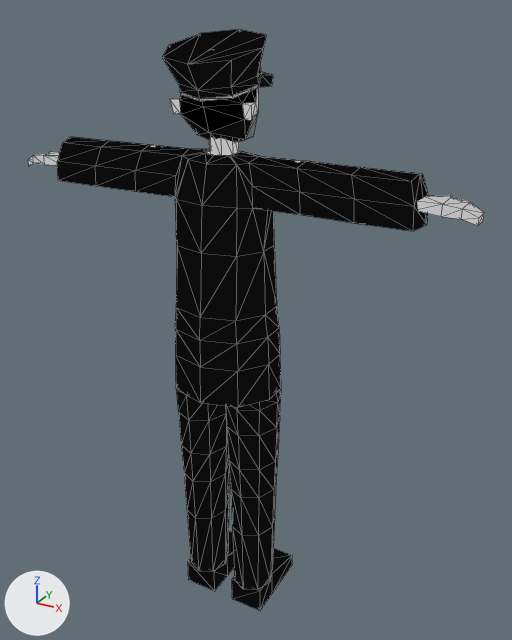
What one commit did to the glTF model assets/models/dariel_augustus/modelodarielaugustus.gltf.
Rendered twice from a 50 mm camera at (2.17, -3.55, 4.17) aimed at (0.11, 0.19, 2.3). Lighting does not change. The marker at lower left points along +X, +Y and +Z. Mesh edges are drawn as thin lines. Where no turn or scale is listed for an object, it has been applied to the vertices. Vertices at the same position are counted once.

The older version as bpy lines, for what is in view:
```python
me_circle_001 = bpy.data.meshes.new('Circle.001')
me_circle_001.from_pydata(...)  # 140 vertices, 276 faces; spans x -1.22..1.22, y -0.34..0.4, z -0.78..0.71
me_circle_001.materials.append(mat_texturadariel)
me_cube_010 = bpy.data.meshes.new('Cube.010')
me_cube_010.from_pydata(...)  # 48 vertices, 88 faces; spans x -81.8..62.8, y -1.6..2.0, z -2.4..1.6
me_cube_010.materials.append(mat_texturadariel)
me_cylinder = bpy.data.meshes.new('Cylinder')
me_cylinder.from_pydata(...)  # 37 vertices, 62 faces; spans x -0.299..0.299, y -0.304..0.398, z -0.144..0.204
me_cylinder.materials.append(mat_texturadariel)
ob_blusa = bpy.data.objects.new('Blusa', me_circle_001)
ob_blusa.location = (0.0, 0.006, 2.697)
ob_chapeu = bpy.data.objects.new('Chapeu', me_cylinder)
ob_chapeu.location = (0.0, -0.035, 3.861)
ob_mão_esquerda = bpy.data.objects.new('Mão Esquerda', me_cube_010)
ob_mão_esquerda.location = (0.197, -0.009, 3.254)
ob_mão_esquerda.scale = (0.0207, 0.06, 0.0238)
# also in view: 'Pé Dir' at (0.19, 0.15, 0.24); 'Cabeça' at (0.0, 0.02, 3.71); 'Pé Esq' at (-0.19, 0.15, 0.24); 'Perna Dir' at (0.0, 0.0, 1.12)
```
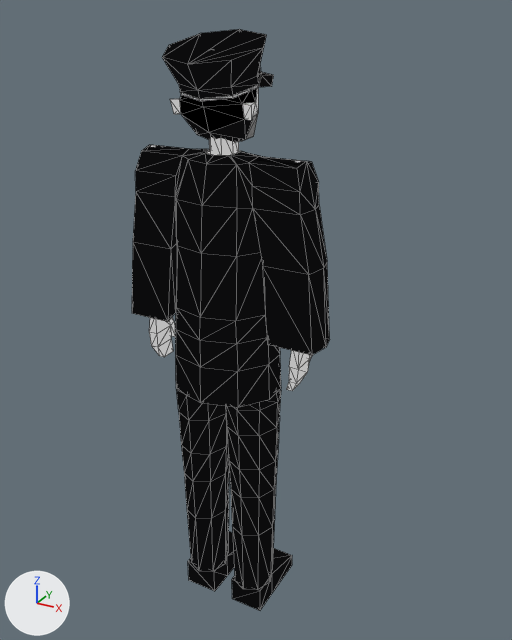
Patch to the scene script:
```diff
--- a/assets/models/dariel_augustus/modelodarielaugustus.gltf.py
+++ b/assets/models/dariel_augustus/modelodarielaugustus.gltf.py
@@ me_circle_001 @@
 # used by ob_blusa; location = (0.0, 0.006, 2.697)
-me_circle_001.from_pydata(...)  # 140 vertices, 276 faces; spans x -1.22..1.22, y -0.34..0.4, z -0.78..0.71
+me_circle_001.from_pydata(...)  # 132 vertices, 260 faces; spans x -0.69..0.69, y -0.34..0.4, z -0.78..0.71
+# me_circle_001 part 1
+# 28 vertices are removed from x -1.22..1.22, y -0.14..0.12, z 0.44..0.71
+# 84 faces are deleted
+# 4 vertices move from x -0.9..0.9, y -0.01..0.12, z 0.44..0.45 to x -0.64..0.65, y -0.14..0.12, z 0.11..0.12
+# 11 vertices are added at x -0.69..0.4, y -0.14..0.12, z -0.39..0.12
+# 9 new vertices lie (0.29, 0.0, 0.0) away from vertices in x -0.9..0.4, y -0.14..0.12, z -0.39..0.45
+# 68 new faces join them
 me_circle_001.materials.append(mat_texturadariel)
@@ me_cube_010 @@
 me_cube_010.from_pydata(...)  # 48 vertices, 88 faces; spans x -81.8..62.8, y -1.6..2.0, z -2.4..1.6
 # used by ob_mão_esquerda; location = (0.197, -0.009, 3.254); scale = (0.0207, 0.06, 0.0238)
+# me_cube_010 part 2: the loose piece of 24 vertices spanning x -81.8..-66.4, y -1.6..2.0, z -2.4..1.6 is moved by (74.4, -0.4, 0.3)
+# me_cube_010 part 3: the loose piece of 24 vertices spanning x 47.4..62.8, y -1.6..2.0, z -2.4..1.6 is turned 180 degrees about the y axis through its middle, then moved by (-54.8, -0.4, -42.6)
 me_cube_010.materials.append(mat_texturadariel)
@@ ob_mão_esquerda @@
 ob_mão_esquerda = bpy.data.objects.new('Mão Esquerda', me_cube_010)
-ob_mão_esquerda.location = (0.197, -0.009, 3.254)
+ob_mão_esquerda.location = (-0.512, 0.024, 2.154)
+ob_mão_esquerda.rotation_euler = (0.0, -1.571, 0.0)  # degrees (0, -90, 0)
 ob_mão_esquerda.scale = (0.0207, 0.06, 0.0238)
```

Changed parts and their boxes (x1, y1, x2, y2) in the pictures (512 x 640 px; the box of a moved part takes in the faces that stretch with it):
'Blusa', reshaped (47% narrower)
    before: (57, 137, 428, 407)
    after: (132, 145, 330, 407)
'Mão Esquerda', reshaped, moved, turned
    before: (28, 151, 484, 226)
    after: (149, 317, 312, 391)
part 1 of me_circle_001, moved or reshaped
    before: (57, 137, 428, 231)
    after: (132, 161, 330, 355)
part 2 of me_cube_010, moved or reshaped
    before: (28, 151, 60, 166)
    after: (149, 317, 175, 357)
part 3 of me_cube_010, moved or reshaped
    before: (417, 195, 484, 226)
    after: (287, 350, 312, 391)
